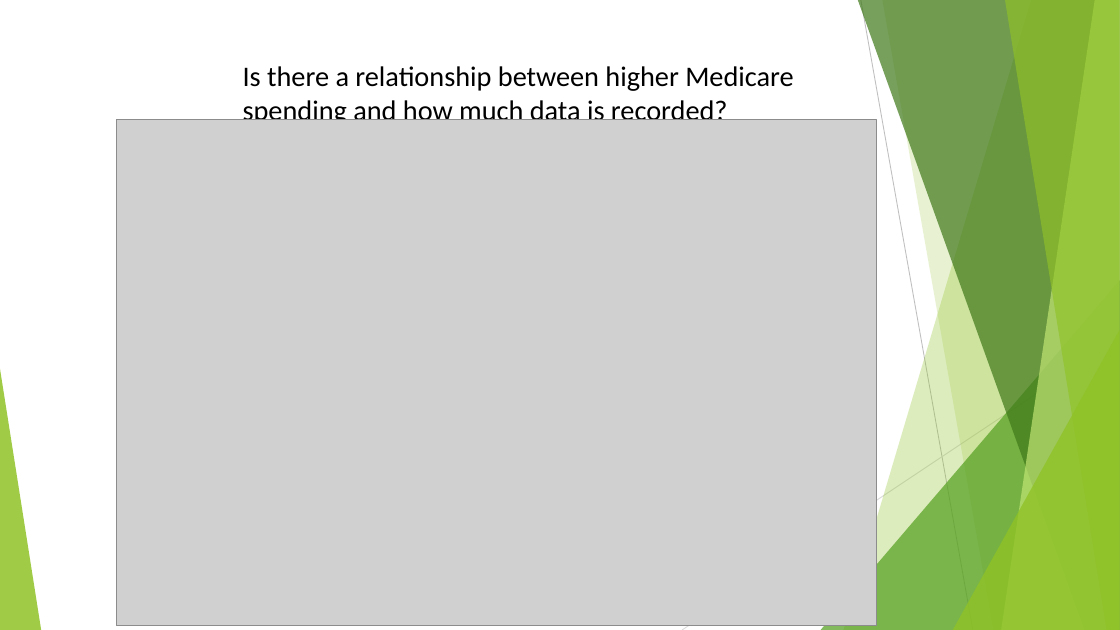
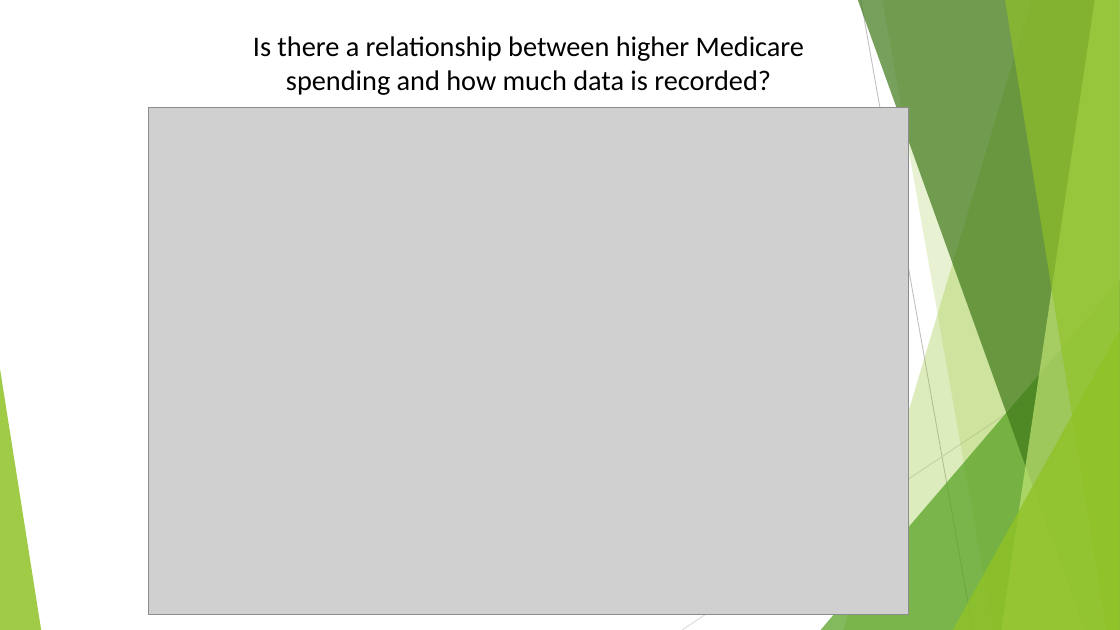
Before and after one commit to TedMur/SnakeBait, a slide deck: slide 12 of SnakeBitePresentation.pptx (slide 11 before the commit). Drawn at 1120x630 pixels with LibreOffice and Linux fonts; fonts in the diff are those of the drawing; grey boxes stand for pictures. Boxes give left, top, right and bottom in pixels: in the first picture for what was removed or moved away, otherwise in the second. Text is boxed around its words. In the diff, an @@ line names an element or a change of style, - is before the commit and + after.

```diff
--- a/SnakeBitePresentation.pptx
+++ b/SnakeBitePresentation.pptx
@@ title "Is there a relationship between ...": place and size @@
-title "Is there a relationship between ..." at bbox=[243, 66, 793, 127]
+title "Is there a relationship between ..." at bbox=[253, 36, 804, 95]
@@ title "Is there a relationship between ..." at bbox=[253, 36, 804, 95]: alignment left to centre @@
@@ picture: place and size @@
-picture at bbox=[116, 119, 876, 626]
+picture at bbox=[149, 108, 909, 614]
```
Also in this commit, not shown: 2 other slides changed, 3 slides added, 2 slides removed.
